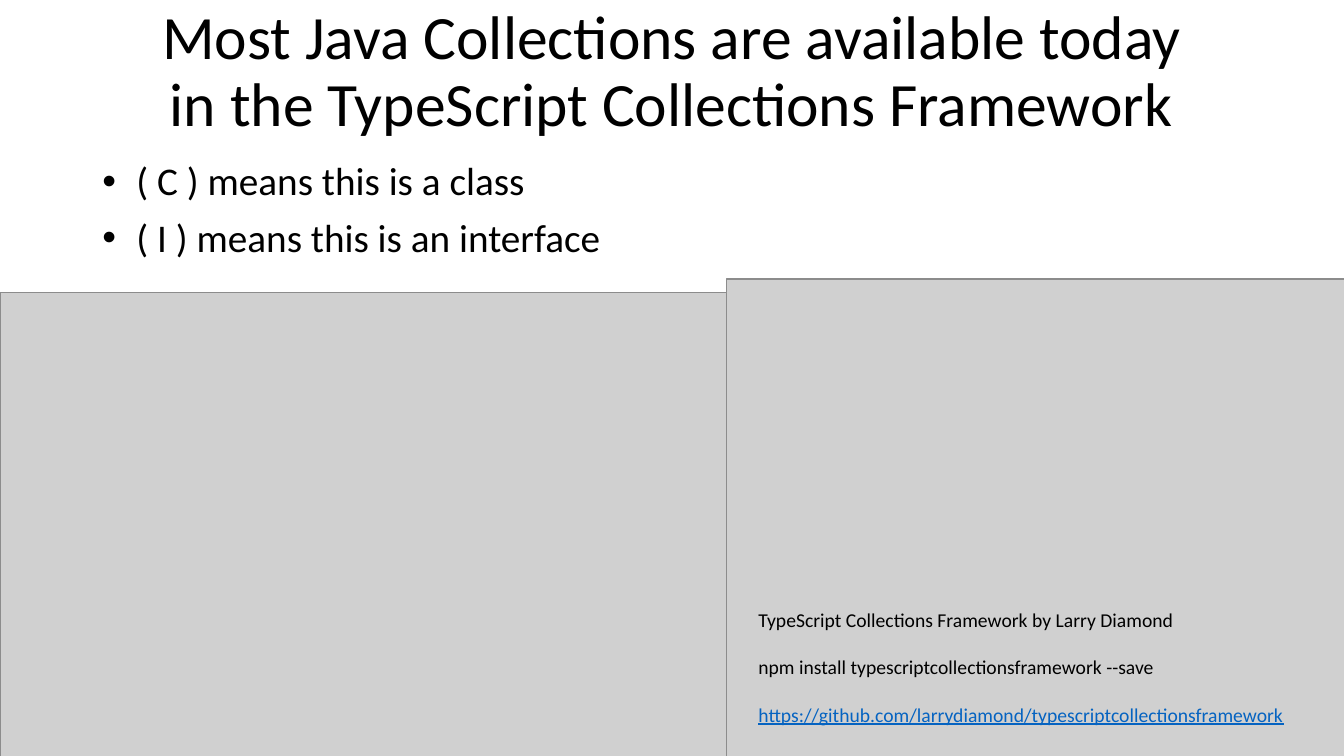
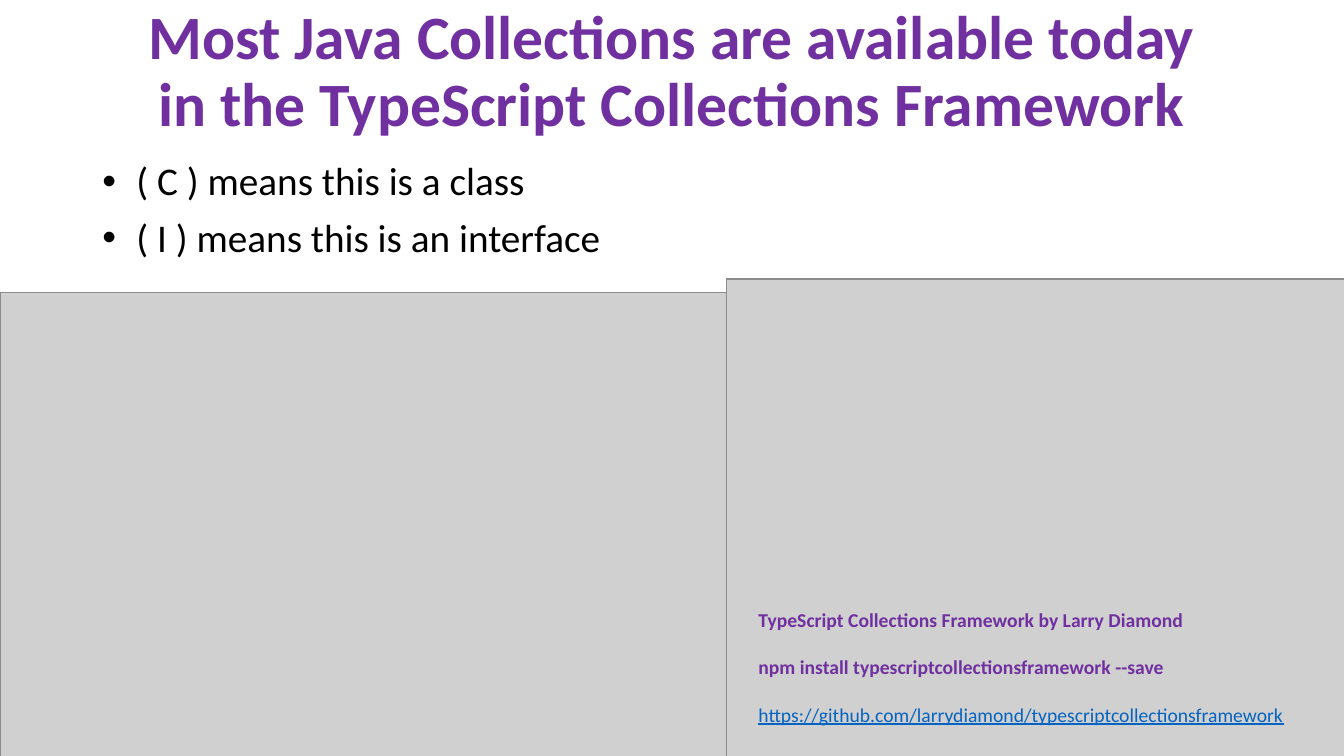
Before and after one commit to larrydiamond/typescriptcollectionsframework, a slide deck: slide 3 of IntroductionToTheTypeScriptCollectionFramework.pptx (slide 2 before the commit). Drawn at 1344x756 pixels with LibreOffice and Linux fonts; fonts in the diff are those of the drawing; grey boxes stand for pictures. Boxes give left, top, right and bottom in pixels: in the first picture for what was removed or moved away, otherwise in the second. Text is boxed around its words. In the diff, an @@ line names an element or a change of style, - is before the commit and + after.

```diff
--- a/IntroductionToTheTypeScriptCollectionFramework.pptx
+++ b/IntroductionToTheTypeScriptCollectionFramework.pptx
@@ title "Most Java Collections are available ..." at bbox=[148, 15, 1193, 136]: text colour #000000 to #7030A0, bold on @@
@@ text at bbox=[758, 613, 1182, 677]: text colour #000000 to #7030A0, bold on in "TypeScript Collections Framework by Larry Diamond", "npm install typescriptcollectionsframework --save" @@
```
Also in this commit, not shown: 7 other slides changed, 1 slide added, 10 other files.
